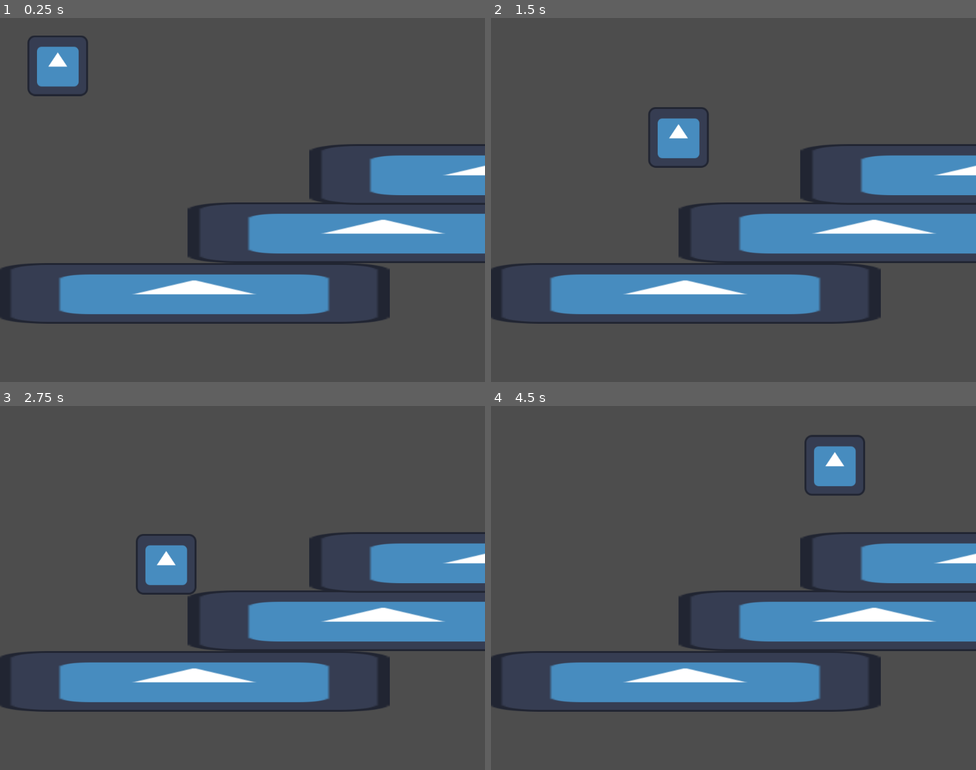
Above: before the commit, frames 1-4 (two rows, left to right).
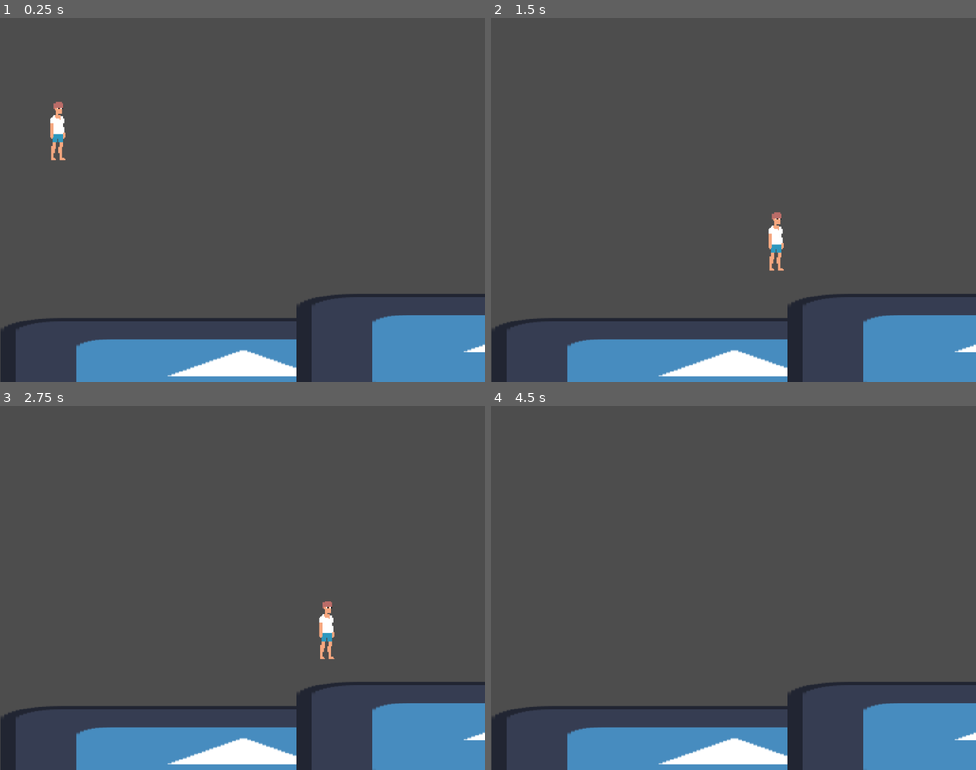
Above: after the commit, the same moments.

Repository: NikolaTeslaPaga/game-van-jonas
Game: Godot game, scene res://Scenes/Test_Scene.tscn
Two runs of this game, one before a commit and one after it. Both use one fixed random seed, a clock stepped at 60 frames per second and the inputs below. The engine's default icon, where the game draws it, is replaced by a stand-in: a white triangle on a blue panel in a dark square.
Inputs:
- Up to frame 1 (0.25 s): no input
- Up to frame 2 (1.5 s): tap Enter (ui_accept) at 0.5, 0.6 s; hold Right (ui_right) from 0.53 s (still down); tap Space (jump, bound only after the commit) at 0.77, 0.8, 1.07, 1.35 s
- Up to frame 3 (2.75 s): tap Space (jump, bound only after the commit) at 1.52, 1.82, 2.3 s; tap Enter (ui_accept) at 1.55, 2.1 s; release Right (ui_right) at 2.03 s; hold Left (ui_left) from 2.03 s (still down)
- Up to frame 4 (4.5 s): release Left (ui_left) at 2.78 s; hold Right (ui_right) 2.78-4.28 s; tap Enter (ui_accept) at 2.85, 4.35 s; tap Space (jump, bound only after the commit) at 3.02, 3.32, 3.6, 3.77, 4.07 s; hold Left (ui_left) from 4.28 s (still down)

The runs differ from the first frame. In frame 1, 30% of the frame differs, in the area x 0-100%, y 4-100%; in frame 2, 30%; in frame 3, 30%; in frame 4, 30%.

Commit message:
Beweging en sprite
Ik heb basic beweging toegevoegd, de sprite verandert naar het mannetje en de schaal van het mannetje aangepast

Diff:
--- a/Scenes/Player.tscn
+++ b/Scenes/Player.tscn
@@ -1,19 +1,19 @@
 [gd_scene load_steps=4 format=3 uid="uid://j5jscev87f58"]
 
 [ext_resource type="Script" path="res://Scripts/player.gd" id="1_3urqc"]
-[ext_resource type="Texture2D" uid="uid://dgawimmes22ii" path="res://Assets/icon.svg" id="2_3pc6c"]
+[ext_resource type="Texture2D" uid="uid://cyaq1u3neiyq8" path="res://Assets/schaduw 5.png" id="2_j02mx"]
 
 [sub_resource type="RectangleShape2D" id="RectangleShape2D_wfot2"]
-size = Vector2(125, 125)
+size = Vector2(26, 99)
 
-[node name="CharacterBody2D" type="CharacterBody2D"]
+[node name="Speler" type="CharacterBody2D"]
 position = Vector2(0, 2)
 script = ExtResource("1_3urqc")
 metadata/_edit_group_ = true
 
 [node name="CollisionShape2D" type="CollisionShape2D" parent="."]
-position = Vector2(1.5, -0.5)
+position = Vector2(0, -0.5)
 shape = SubResource("RectangleShape2D_wfot2")
 
 [node name="Sprite2D" type="Sprite2D" parent="."]
-texture = ExtResource("2_3pc6c")
+texture = ExtResource("2_j02mx")
--- a/Scenes/Test_Scene.tscn
+++ b/Scenes/Test_Scene.tscn
@@ -3,49 +3,37 @@
 [ext_resource type="PackedScene" uid="uid://j5jscev87f58" path="res://Scenes/Player.tscn" id="1_r2atb"]
 [ext_resource type="Texture2D" uid="uid://dgawimmes22ii" path="res://Assets/icon.svg" id="2_uknhf"]
 
-[sub_resource type="RectangleShape2D" id="RectangleShape2D_sxckr"]
-size = Vector2(821, 108)
+[sub_resource type="RectangleShape2D" id="RectangleShape2D_u6ytd"]
+size = Vector2(1021, 223)
 
-[node name="Node2D" type="Node2D"]
-
-[node name="Vloer" type="StaticBody2D" parent="."]
-position = Vector2(-9, 208)
-metadata/_edit_group_ = true
-
-[node name="CollisionShape2D" type="CollisionShape2D" parent="Vloer"]
-position = Vector2(420.5, 370)
-shape = SubResource("RectangleShape2D_sxckr")
-
-[node name="Sprite2D" type="Sprite2D" parent="Vloer"]
-position = Vector2(419, 373)
-scale = Vector2(6.45313, 1)
-texture = ExtResource("2_uknhf")
-
-[node name="Vloer2" type="StaticBody2D" parent="."]
-position = Vector2(390, 80)
-metadata/_edit_group_ = true
-
-[node name="CollisionShape2D" type="CollisionShape2D" parent="Vloer2"]
-position = Vector2(420.5, 370)
-shape = SubResource("RectangleShape2D_sxckr")
-
-[node name="Sprite2D" type="Sprite2D" parent="Vloer2"]
-position = Vector2(419, 373)
-scale = Vector2(6.45313, 1)
-texture = ExtResource("2_uknhf")
-
-[node name="Vloer3" type="StaticBody2D" parent="."]
-position = Vector2(647, -43)
-metadata/_edit_group_ = true
-
-[node name="CollisionShape2D" type="CollisionShape2D" parent="Vloer3"]
-position = Vector2(420.5, 370)
-shape = SubResource("RectangleShape2D_sxckr")
-
-[node name="Sprite2D" type="Sprite2D" parent="Vloer3"]
-position = Vector2(419, 373)
-scale = Vector2(6.45313, 1)
-texture = ExtResource("2_uknhf")
+[node name="Test Scene" type="Node2D"]
 
 [node name="CharacterBody2D" parent="." instance=ExtResource("1_r2atb")]
 position = Vector2(122, 72)
+scale = Vector2(1.25, 1.25)
+
+[node name="Vloer" type="StaticBody2D" parent="."]
+position = Vector2(275, 659)
+metadata/_edit_group_ = true
+
+[node name="Sprite2D" type="Sprite2D" parent="Vloer"]
+position = Vector2(239, 93)
+scale = Vector2(8.01562, 1.85938)
+texture = ExtResource("2_uknhf")
+
+[node name="CollisionShape2D" type="CollisionShape2D" parent="Vloer"]
+position = Vector2(237.5, 86.5)
+shape = SubResource("RectangleShape2D_u6ytd")
+
+[node name="Vloer2" type="StaticBody2D" parent="."]
+position = Vector2(900, 608)
+metadata/_edit_group_ = true
+
+[node name="Sprite2D" type="Sprite2D" parent="Vloer2"]
+position = Vector2(239, 93)
+scale = Vector2(8.01562, 1.85938)
+texture = ExtResource("2_uknhf")
+
+[node name="CollisionShape2D" type="CollisionShape2D" parent="Vloer2"]
+position = Vector2(237.5, 86.5)
+shape = SubResource("RectangleShape2D_u6ytd")
--- a/Scripts/player.gd
+++ b/Scripts/player.gd
@@ -1,25 +1,24 @@
 extends CharacterBody2D
 
-
-const SPEED = 300.0
-const JUMP_VELOCITY = -700.0
+@export var speed = 600
+@export var jump_velocity = -1200
+@export var gravity = 5000
+@export_range(0.0, 1.0) var friction = 0.4
+@export_range(0.0 , 1.0) var acceleration = 0.1
 
 
-func _physics_process(delta: float) -> void:
-	# Add the gravity.
-	if not is_on_floor():
-		velocity += get_gravity() * delta
+func _physics_process(delta):
+	#voegt elke frame zwaartekracht toe
+	velocity.y += gravity * delta
 
-	# Handle jump.
-	if Input.is_action_just_pressed("ui_accept") and is_on_floor():
-		velocity.y = JUMP_VELOCITY
-
-	# Get the input direction and handle the movement/deceleration.
-	# As good practice, you should replace UI actions with custom gameplay actions.
-	var direction := Input.get_axis("ui_left", "ui_right")
-	if direction:
-		velocity.x = direction * SPEED
+	#ingewikkelde code (zie linear interpolation) die zorgt voor snelheid en wrijving
+	var direction = Input.get_axis("move_left", "move_right")
+	if direction != 0:
+		velocity.x = lerp(velocity.x, direction * speed, acceleration)
 	else:
-		velocity.x = move_toward(velocity.x, 0, SPEED)
+		velocity.x = lerp(velocity.x, 0.0, friction)
 
 	move_and_slide()
+	#Zorgt ervoor dat je enkel op de grond kan springen
+	if Input.is_action_just_pressed("jump") and is_on_floor():
+		velocity.y = jump_velocity
--- a/project.godot
+++ b/project.godot
@@ -20,3 +20,27 @@
 window/size/viewport_width=1024
 window/size/viewport_height=768
 window/size/resizable=false
+
+[input]
+
+jump={
+"deadzone": 0.5,
+"events": [Object(InputEventKey,"resource_local_to_scene":false,"resource_name":"","device":-1,"window_id":0,"alt_pressed":false,"shift_pressed":false,"ctrl_pressed":false,"meta_pressed":false,"pressed":false,"keycode":0,"physical_keycode":32,"key_label":0,"unicode":32,"location":0,"echo":false,"script":null)
+]
+}
+move_left={
+"deadzone": 0.5,
+"events": [Object(InputEventKey,"resource_local_to_scene":false,"resource_name":"","device":-1,"window_id":0,"alt_pressed":false,"shift_pressed":false,"ctrl_pressed":false,"meta_pressed":false,"pressed":false,"keycode":0,"physical_keycode":4194319,"key_label":0,"unicode":0,"location":0,"echo":false,"script":null)
+, Object(InputEventKey,"resource_local_to_scene":false,"resource_name":"","device":-1,"window_id":0,"alt_pressed":false,"shift_pressed":false,"ctrl_pressed":false,"meta_pressed":false,"pressed":false,"keycode":0,"physical_keycode":65,"key_label":0,"unicode":97,"location":0,"echo":false,"script":null)
+]
+}
+move_right={
+"deadzone": 0.5,
+"events": [Object(InputEventKey,"resource_local_to_scene":false,"resource_name":"","device":-1,"window_id":0,"alt_pressed":false,"shift_pressed":false,"ctrl_pressed":false,"meta_pressed":false,"pressed":false,"keycode":0,"physical_keycode":4194321,"key_label":0,"unicode":0,"location":0,"echo":false,"script":null)
+, Object(InputEventKey,"resource_local_to_scene":false,"resource_name":"","device":-1,"window_id":0,"alt_pressed":false,"shift_pressed":false,"ctrl_pressed":false,"meta_pressed":false,"pressed":false,"keycode":0,"physical_keycode":68,"key_label":0,"unicode":100,"location":0,"echo":false,"script":null)
+]
+}
+
+[rendering]
+
+textures/canvas_textures/default_texture_filter=0
